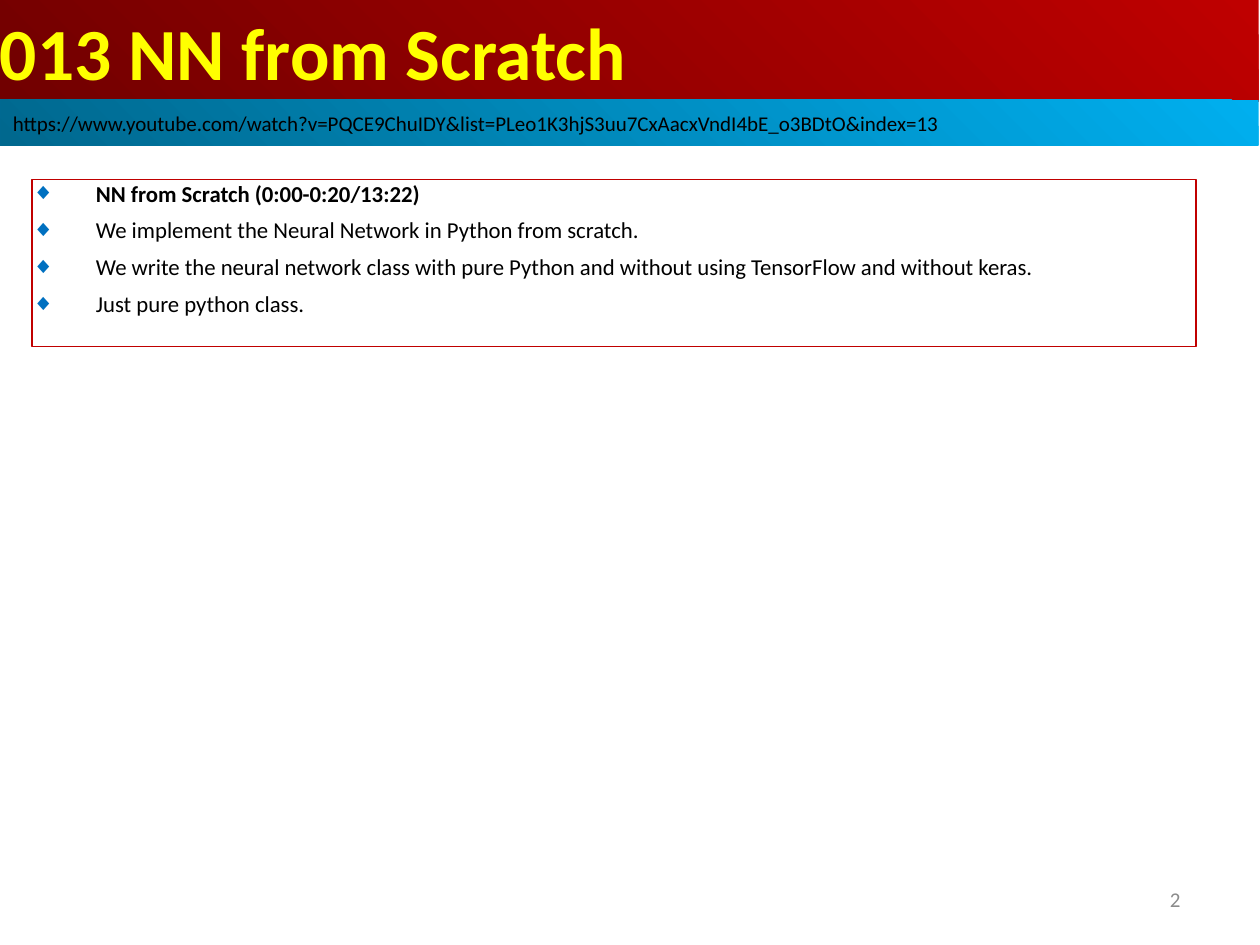
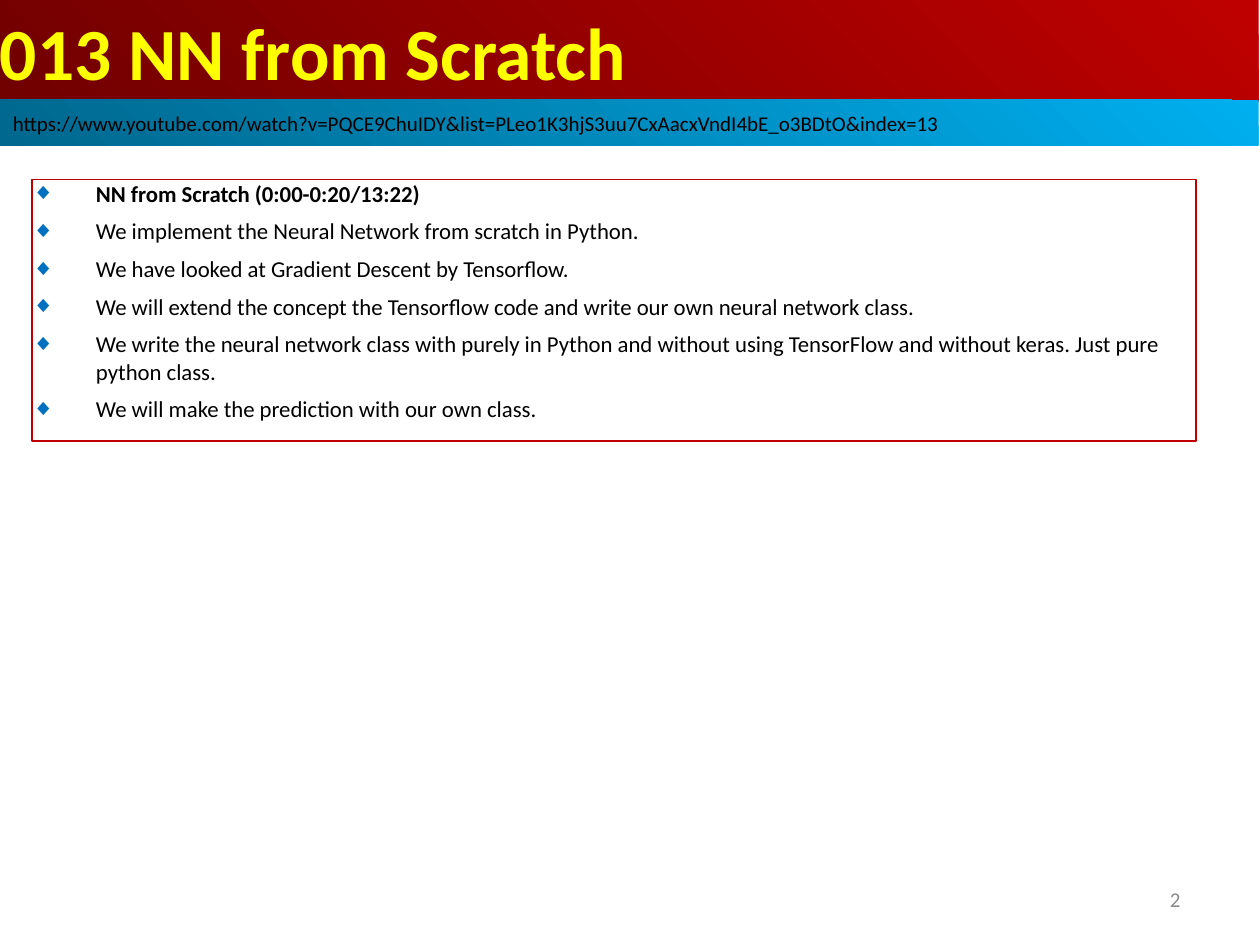
Before and after one commit to peterhchen/AIU_CS512_DL, a slide deck: slide 2 of 000_Lecture_Project/week04/01_Lecture/13_NN_Scratch.ppt. Drawn at 1260x945 pixels with LibreOffice and Linux fonts; fonts in the diff are those of the drawing. Boxes give left, top, right and bottom in pixels: in the first picture for what was removed or moved away, otherwise in the second. Text is boxed around its words. In the diff, an @@ line names an element or a change of style, - is before the commit and + after.

```diff
--- a/000_Lecture_Project/week04/01_Lecture/13_NN_Scratch.ppt
+++ b/000_Lecture_Project/week04/01_Lecture/13_NN_Scratch.ppt
@@ rectangle "NN from Scratch (0:00-0:20/13:22)": place and size @@
-rectangle "NN from Scratch (0:00-0:20/13:22)" at box(32, 179, 1196, 346)
+rectangle "NN from Scratch (0:00-0:20/13:22)" at box(32, 179, 1196, 441)
@@ text in rectangle at box(96, 223, 1159, 421): text changed @@
-◆ We implement the Neural Network in Python from scratch.
-◆ We write the neural network class with pure Python and without using TensorFlow and without keras.
-◆ Just pure python class.
+◆ We implement the Neural Network from scratch in Python.
+◆ We have looked at Gradient Descent by Tensorflow.
+◆ We will extend the concept the Tensorflow code and write our own neural network class.
+◆ We write the neural network class with purely in Python and without using TensorFlow and without keras. Just pure python class.
+◆ We will make the prediction with our own class.
```
Also in this commit, not shown: 1 other slide changed, 2 slides added.
